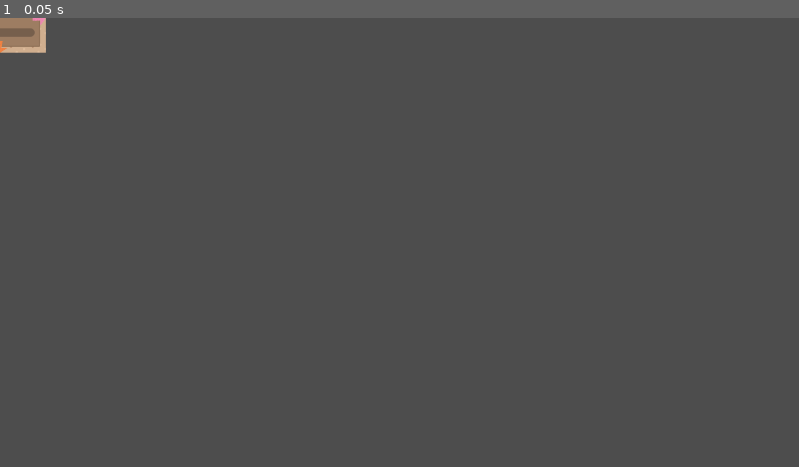
Above: before the commit, frame 1.
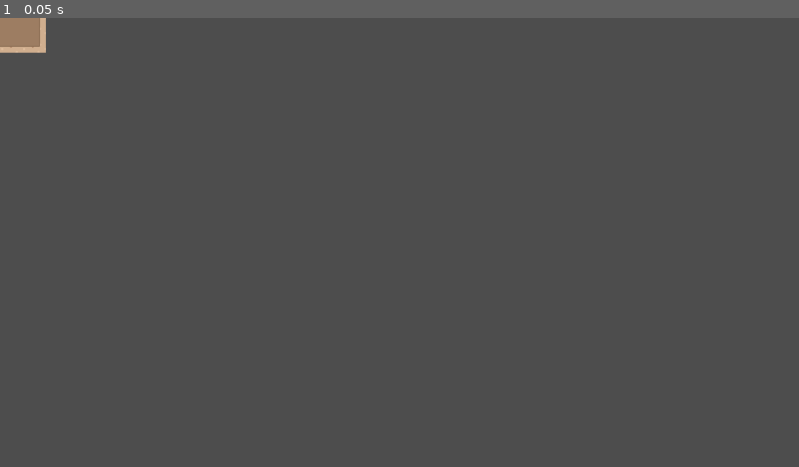
Above: after the commit, the same moment.

Repository: Tyrannicodin/crab-castle
Game: Godot game, scene res://game/rooms/Empty.tscn
The game is run twice, just before and just after one commit, with the same random seed, the same clock (stepped at 60 frames per second) and the same inputs. This scene is started directly instead of the project's main scene.
Inputs:
- Up to frame 1 (0.05 s): no input

The runs differ from the first frame. In frame 1, 0.1% of the frame differs, in the area x 0-6%, y 0-8%.
Error in both runs: Invalid call. Nonexistent function 'find_closest_enemy' in base 'Nil'. (res://game/room.gd:30)

Commit message:
remove unneeded graphics

Diff:
--- a/game/rooms/Empty.tscn
+++ b/game/rooms/Empty.tscn
@@ -3,3 +3,18 @@
 [ext_resource type="PackedScene" uid="uid://b1vj1p3cfm3v0" path="res://game/Room.tscn" id="1_asyea"]
 
 [node name="Room" instance=ExtResource("1_asyea")]
+
+[node name="CooldownBar" parent="." index="1"]
+visible = false
+
+[node name="Up Arrow" parent="." index="3"]
+visible = false
+
+[node name="Down Arrow" parent="." index="4"]
+visible = false
+
+[node name="Left Arrow" parent="." index="5"]
+visible = false
+
+[node name="Right Arrow" parent="." index="6"]
+visible = false
